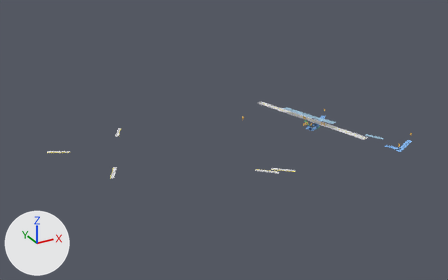
One commit to the glTF model bern-research/stations/models/8508070-oberzollikofen.glb: the scene before it, then after it.
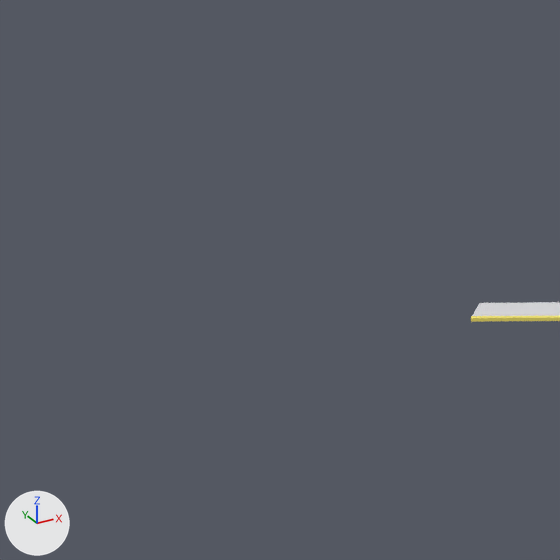
The first picture shows the older version from a 50 mm camera at (-309.0, -395.0, 205.0) aimed at (-83.0, 16.0, 0.0). The close-ups show the older and then the newer version on the part from 1% to 12% of the width and 44% to 62% of the height of that picture. Only the edits that show in the close-ups are written down. Lighting does not change. The marker at lower left points along +X, +Y and +Z.

Before the edit, the objects in view are built like this:
```python
me_boarding_edge_0 = bpy.data.meshes.new('boarding_edge@0')
me_boarding_edge_0.from_pydata(...)  # 48 vertices, 72 faces; spans x -216.0..20.0, y -58.0..82.0, z -2.0..0.0
me_boarding_edge_0.materials.append(mat_boarding_edge)  # yellow #f7e76f
me_platform_body_0 = bpy.data.meshes.new('platform_body@0')
me_platform_body_0.from_pydata(...)  # 48 vertices, 72 faces; spans x -216.0..23.0, y -58.0..83.0, z -2.0..0.0
me_platform_body_0.materials.append(mat_platform_body)  # light grey #dadadd
ob_boarding_edge_0 = bpy.data.objects.new('boarding_edge@0', me_boarding_edge_0)
ob_boarding_edge_0.location = (0.0, 0.0, 0.0)
ob_platform_body_0 = bpy.data.objects.new('platform_body@0', me_platform_body_0)
ob_platform_body_0.location = (0.0, 0.0, 0.0)
```
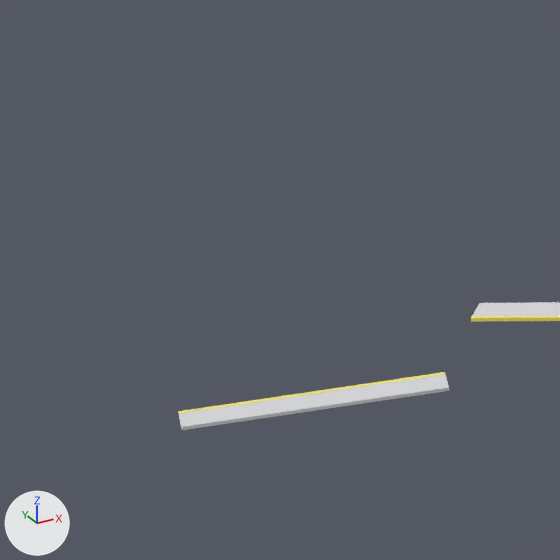
What changed in the scene script:
```text
Change me_boarding_edge_0:
    used by ob_boarding_edge_0; location = (0.0, 0.0, 0.0)
    remove me_boarding_edge_0.from_pydata(...)  # 48 vertices, 72 faces; spans x -216.0..20.0, y -58.0..82.0, z -2.0..0.0
    add me_boarding_edge_0.from_pydata(...)  # 64 vertices, 96 faces; spans x -238.0..99.0, y -58.0..82.0, z -2.0..0.0
    me_boarding_edge_0 part 1: the loose piece of 8 vertices spanning x -216.0..-200.0, y 56.0..65.0, z -2.0 is copied, and the copy is scaled about its middle by (-1.12, -0.298, 1), then moved by (-21.0, -4.0, 0.0); it spans x -238.0..-220.0, y 55.0..58.0, z -2.0
    other edits to the shape of me_boarding_edge_0 do not show in these pictures
Change me_platform_body_0:
    used by ob_platform_body_0; location = (0.0, 0.0, 0.0)
    remove me_platform_body_0.from_pydata(...)  # 48 vertices, 72 faces; spans x -216.0..23.0, y -58.0..83.0, z -2.0..0.0
    add me_platform_body_0.from_pydata(...)  # 64 vertices, 96 faces; spans x -239.0..99.0, y -58.0..83.0, z -2.0..0.0
    me_platform_body_0 part 2: the loose piece of 8 vertices spanning x -216.0..-199.0, y 56.0..67.0, z -2.0 is copied, and the copy is scaled about its middle by (-1.12, -0.35, 1), then moved by (-22.0, -6.0, 0.0); it spans x -239.0..-220.0, y 53.0..58.0, z -2.0
    other edits to the shape of me_platform_body_0 do not show in these pictures
```

Where the change shows, as pixel boxes [x1, y1, x2, y2] in the close-ups (560 x 560 px):
'platform_body@0', reshaped
    before: [472, 302, 560, 316]
    after: [179, 302, 560, 430]
'boarding_edge@0', reshaped
    before: [471, 316, 560, 322]
    after: [178, 316, 560, 414]
part 1 of me_boarding_edge_0, added
    after: [178, 372, 445, 414]
part 2 of me_platform_body_0, added
    after: [179, 374, 450, 430]
